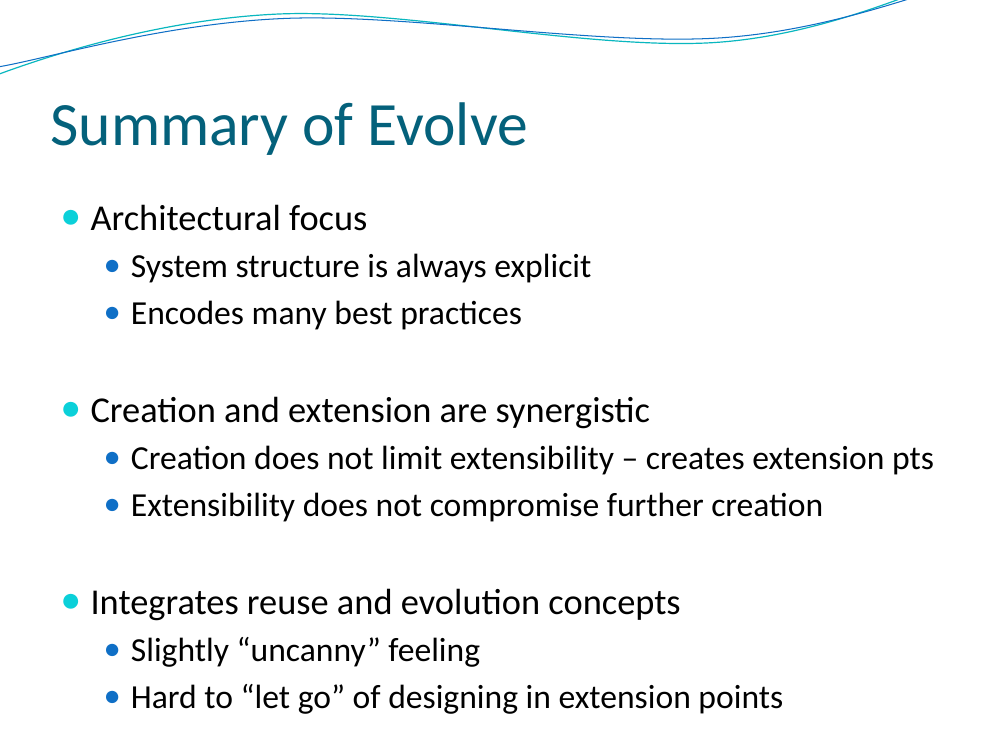
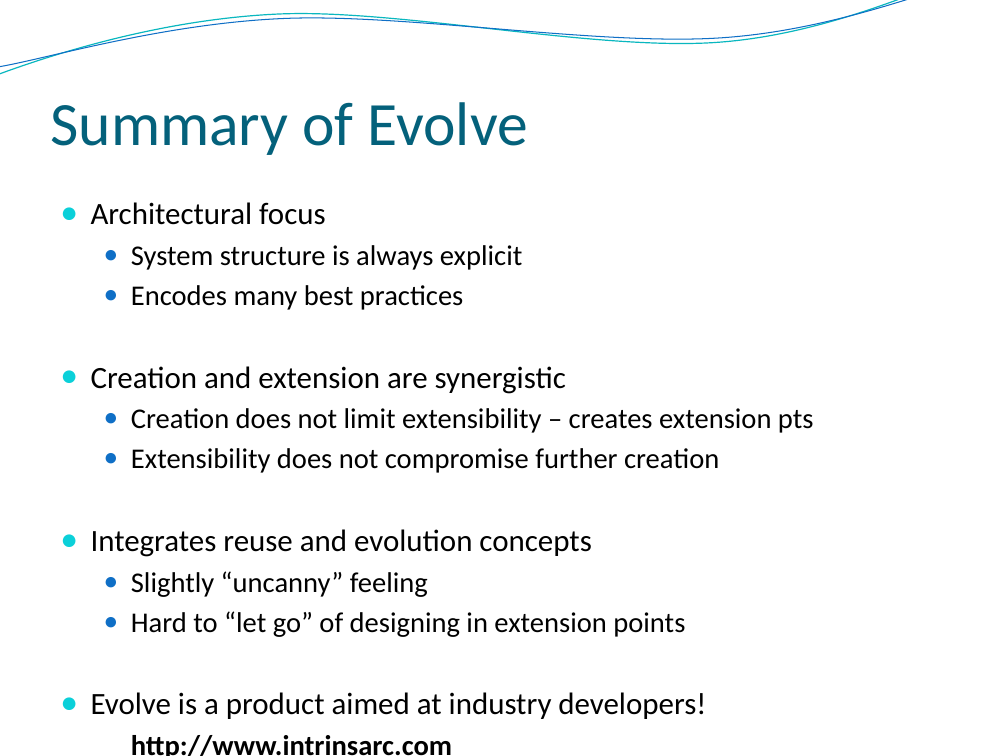
Before and after one commit to Intrinsarc/intrinsarc-evolve, a slide deck: slide 27 of Academic Work/presentations/prague/Evolve - Introduction.pptx (slide 26 before the commit). Drawn at 1008x756 pixels with LibreOffice and Linux fonts; fonts in the diff are those of the drawing; background and template pictures are left out. Boxes give left, top, right and bottom in pixels: in the first picture for what was removed or moved away, otherwise in the second. Text is boxed around its words. In the diff, an @@ line names an element or a change of style, - is before the commit and + after.

```diff
--- a/Academic Work/presentations/prague/Evolve - Introduction.pptx
+++ b/Academic Work/presentations/prague/Evolve - Introduction.pptx
@@ text at [91,202,814,637]: size 26 to 22.1 pt in "Architectural focus", "Creation and extension are synergistic", "Integrates reuse and evolution concepts"; size 24 to 20.4 pt in "System structure is always explicit", "Encodes many best practices", "Creation does not limit extensibility – creates ...", "Extensibility does not compromise further creation" and 2 more places @@
@@ text at [91,692,706,756]: paragraphs added @@
+● Evolve is a product aimed at industry developers!
+  http://www.intrinsarc.com
```
Also in this commit, not shown: 4 other slides changed, 1 slide added.
